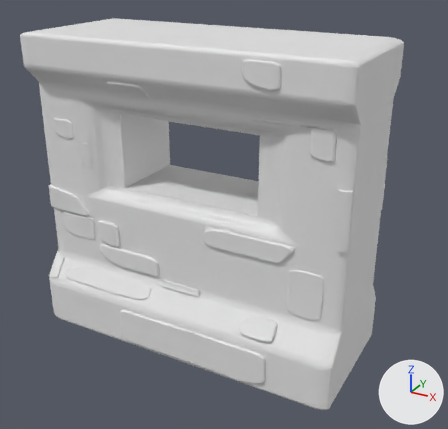
An edit to the Blender file Env_Wall_Windowed_A.blend, drawn before and after from the same camera.
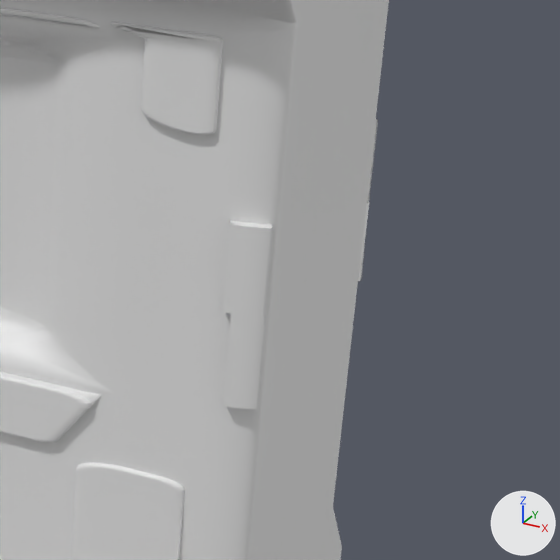
There are two pictures of each version: one whole from a camera (50 mm lens) standing at (6.05, -10.27, 8.37) and looking at (0.39, 0.02, 3.23), one close up on the part from 59% to 100% of the width and 27% to 70% of the height. Arrows for +X, +Y and +Z are at lower right; the lights stay in place. The first two pictures are the older version. The close-ups show mesh edges as thin lines.
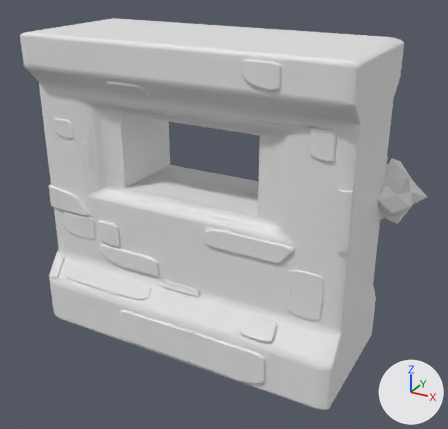
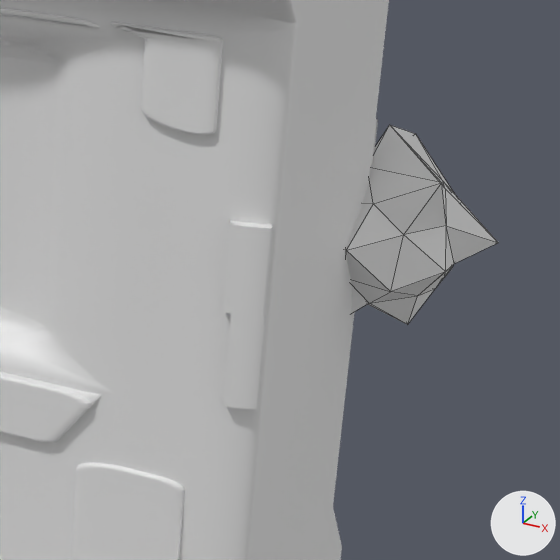
Boxes (x1, y1, x2, y2) around the edits, measured in the close-ups (560 x 560 px):
'Icosphere', added: after (345, 125, 498, 325)

The change, as a diff of the scene's bpy script:
```diff
--- a/Env_Wall_Windowed_A.blend.py
+++ b/Env_Wall_Windowed_A.blend.py
@@ me_icosphere @@
+me_icosphere.from_pydata(...)  # 42 vertices, 80 faces; spans x -3.52..-0.73, y -1.17..1.69, z -1.29..1.34
@@ ob_icosphere @@
+ob_icosphere = bpy.data.objects.new('Icosphere', me_icosphere)
+ob_icosphere.location = (4.373, 1.022, 4.25)
+ob_icosphere.rotation_euler = (-0.178, -0.353, -0.0917)  # degrees (-10, -20, -5.3)
+ob_icosphere.scale = (0.492, 0.492, 0.492)
```
